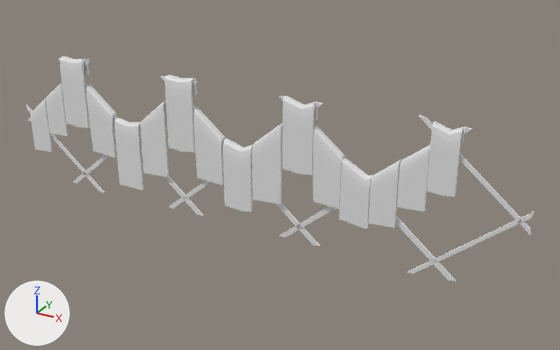
The FBX model Objects/CleaningCloth/CleaningCloth.fbx: old version first, new version second.
Both versions are drawn from a camera (50 mm lens) standing at (0.972, -0.956, 0.446) and looking at (0.443, 0.006, -0.035). Every picture has the same lights, and +X, +Y and +Z are marked at lower left. Where no turn or scale is listed for an object, it has been applied to the vertices. Vertices at the same position are counted once.

The first picture shows 'E4_ST5_EM2_I1', 'E4_ST5_EM2_I2', 'E4_ST5_EM2_I3', 'E4_ST5_EM2_I4', 'E5_ST8_EM1_I1', 'E5_ST8_EM1_I1.001', 'E5_ST8_EM1_I1.002', 'E5_ST8_EM1_I1.003', 'E5_ST8_EM2_I1', 'E5_ST8_EM2_I1.001', 'E5_ST8_EM2_I1.002', 'E5_ST8_EM2_I1.003', 'E5_ST8_EM4_I1', 'E5_ST8_EM4_I2', 'E5_ST8_EM4_I3', 'E5_ST8_EM4_I4', 'Rack'.
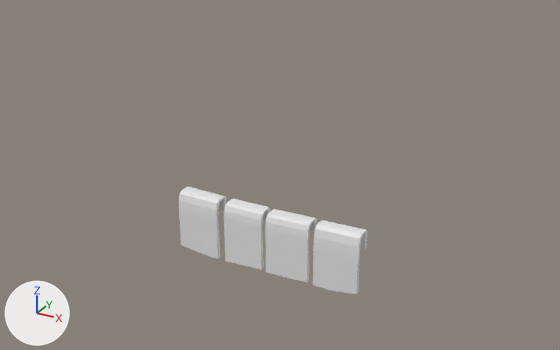
The change, as a diff of the scene's bpy script:
```diff
--- a/Objects/CleaningCloth/CleaningCloth.fbx.py
+++ b/Objects/CleaningCloth/CleaningCloth.fbx.py
@@ me_cube_033 @@
 me_cube_033.from_pydata(...)  # 51 vertices, 36 faces; spans x -0.1..0.1, y -0.1..0.1, z -0.104..0.087
 # used by ob_e4_st5_em2_i1; location = (0.701, -0.001, 0.049); scale = (0.2, 0.075, 0.524)
+# me_cube_033 part 1: all 15 vertices in x -0.1, y -0.1..0.1, z 0.031..0.087 are moved by (0.0, 0.0, -0.039)
+# me_cube_033 part 2: all 15 vertices in x 0.1, y -0.1..0.1, z 0.03..0.086 are moved by (0.0, 0.0, -0.035)
+# me_cube_033 part 3: all 2 vertices in x 0.1, y -0.1..-0.05, z -0.1 are moved by (0.0, 0.0, 0.009)
 me_cube_033.materials.append(mat_towels)
@@ ob_e4_st5_em2_i3 @@
 ob_e4_st5_em2_i3 = bpy.data.objects.new('E4_ST5_EM2_I3', me_cube_026)
-ob_e4_st5_em2_i3.location = (0.619, -0.001, -0.037)
-ob_e4_st5_em2_i3.scale = (0.2, 0.075, 0.356)
+ob_e4_st5_em2_i3.location = (0.42, -0.054, -0.121)
+ob_e4_st5_em2_i3.scale = (0.325, 0.15, 0.431)
@@ ob_e4_st5_em2_i2 @@
 ob_e4_st5_em2_i2 = bpy.data.objects.new('E4_ST5_EM2_I2', me_cube_030)
-ob_e4_st5_em2_i2.location = (0.66, -0.001, -0.003)
-ob_e4_st5_em2_i2.scale = (0.2, 0.075, 0.339)
+ob_e4_st5_em2_i2.location = (0.495, -0.054, -0.121)
+ob_e4_st5_em2_i2.scale = (0.35, 0.15, 0.43)
@@ ob_e4_st5_em2_i4 @@
 ob_e4_st5_em2_i4 = bpy.data.objects.new('E4_ST5_EM2_I4', me_cube_032)
-ob_e4_st5_em2_i4.location = (0.575, -0.001, -0.037)
-ob_e4_st5_em2_i4.scale = (0.225, 0.075, 0.451)
+ob_e4_st5_em2_i4.location = (0.339, -0.055, -0.11)
+ob_e4_st5_em2_i4.scale = (0.35, 0.15, 0.543)
@@ ob_e5_st8_em2_i1_001 @@
-ob_e5_st8_em2_i1_001 = bpy.data.objects.new('E5_ST8_EM2_I1.001', me_cube_020)
@@ ob_rack @@
-ob_rack = bpy.data.objects.new('Rack', me_cube_011)
@@ ob_e5_st8_em4_i1 @@
-ob_e5_st8_em4_i1 = bpy.data.objects.new('E5_ST8_EM4_I1', me_cube_022)
@@ ob_e5_st8_em2_i1 @@
-ob_e5_st8_em2_i1 = bpy.data.objects.new('E5_ST8_EM2_I1', me_cube_031)
@@ ob_e5_st8_em4_i2 @@
-ob_e5_st8_em4_i2 = bpy.data.objects.new('E5_ST8_EM4_I2', me_cube_018)
@@ ob_e5_st8_em2_i1_002 @@
-ob_e5_st8_em2_i1_002 = bpy.data.objects.new('E5_ST8_EM2_I1.002', me_cube_019)
@@ ob_e5_st8_em4_i4 @@
-ob_e5_st8_em4_i4 = bpy.data.objects.new('E5_ST8_EM4_I4', me_cube_021)
@@ ob_e5_st8_em1_i1_002 @@
-ob_e5_st8_em1_i1_002 = bpy.data.objects.new('E5_ST8_EM1_I1.002', me_cube_016)
@@ ob_e5_st8_em1_i1_001 @@
-ob_e5_st8_em1_i1_001 = bpy.data.objects.new('E5_ST8_EM1_I1.001', me_cube_034)
@@ ob_e4_st5_em2_i1 @@
 ob_e4_st5_em2_i1 = bpy.data.objects.new('E4_ST5_EM2_I1', me_cube_033)
-ob_e4_st5_em2_i1.location = (0.701, -0.001, 0.049)
-ob_e4_st5_em2_i1.scale = (0.2, 0.075, 0.524)
+ob_e4_st5_em2_i1.location = (0.575, -0.054, -0.098)
+ob_e4_st5_em2_i1.scale = (0.35, 0.15, 0.653)
@@ ob_e5_st8_em2_i1_003 @@
-ob_e5_st8_em2_i1_003 = bpy.data.objects.new('E5_ST8_EM2_I1.003', me_cube_027)
@@ ob_e5_st8_em1_i1_003 @@
-ob_e5_st8_em1_i1_003 = bpy.data.objects.new('E5_ST8_EM1_I1.003', me_cube_035)
@@ ob_e5_st8_em1_i1 @@
-ob_e5_st8_em1_i1 = bpy.data.objects.new('E5_ST8_EM1_I1', me_cube_014)
@@ ob_e5_st8_em4_i3 @@
-ob_e5_st8_em4_i3 = bpy.data.objects.new('E5_ST8_EM4_I3', me_cube_017)
```

Boxes (x1, y1, x2, y2) around the edits, measured in the pictures (560 x 350 px; the box of a moved part takes in the faces that stretch with it):
'E4_ST5_EM2_I1', reshaped, moved, rescaled (41% wider)
    before: (426, 121, 464, 197)
    after: (313, 220, 367, 294)
'E4_ST5_EM2_I2', moved, rescaled
    before: (397, 145, 430, 212)
    after: (265, 209, 317, 282)
'E4_ST5_EM2_I4', moved, rescaled (40% wider)
    before: (339, 158, 373, 229)
    after: (179, 187, 227, 259)
'E4_ST5_EM2_I3', moved, rescaled (41% wider)
    before: (369, 159, 402, 228)
    after: (224, 199, 271, 270)
'Rack', deleted
    before: (26, 58, 535, 282)
'E5_ST8_EM2_I1', deleted
    before: (282, 96, 318, 175)
'E5_ST8_EM4_I1', deleted
    before: (165, 75, 197, 152)
'E5_ST8_EM2_I1.002', deleted
    before: (252, 123, 282, 204)
'E5_ST8_EM2_I1.003', deleted
    before: (313, 126, 345, 209)
'E5_ST8_EM2_I1.001', deleted
    before: (223, 138, 253, 212)
'E5_ST8_EM4_I4', deleted
    before: (194, 107, 226, 185)
'E5_ST8_EM4_I2', deleted
    before: (141, 100, 169, 177)
'E5_ST8_EM1_I1', deleted
    before: (60, 56, 90, 128)
'E5_ST8_EM4_I3', deleted
    before: (115, 118, 144, 190)
'E5_ST8_EM1_I1.002', deleted
    before: (87, 85, 117, 158)
'E5_ST8_EM1_I1.001', deleted
    before: (46, 83, 68, 136)
'E5_ST8_EM1_I1.003', deleted
    before: (31, 98, 53, 152)
part 1 of me_cube_033, moved or reshaped
    before: (431, 121, 452, 151)
    after: (313, 220, 345, 253)
part 2 of me_cube_033, moved or reshaped
    before: (448, 127, 463, 151)
    after: (337, 225, 366, 258)
part 3 of me_cube_033, moved or reshaped
    before: (444, 129, 464, 197)
    after: (336, 230, 367, 294)
